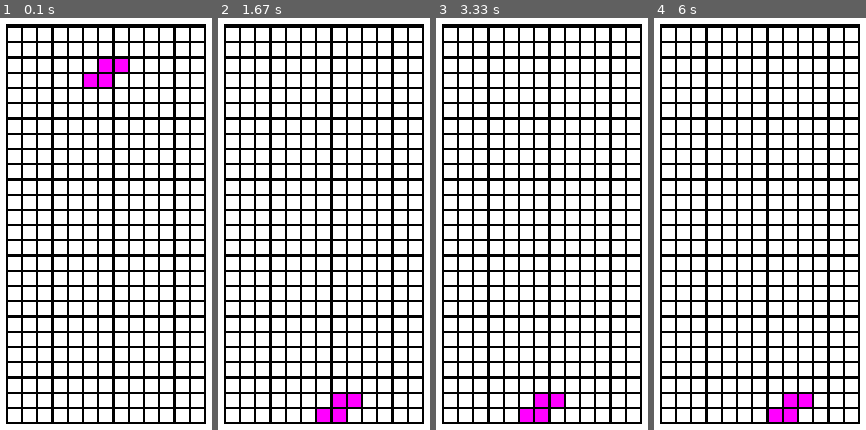
Above: before the commit, frames 1-4 (left to right).
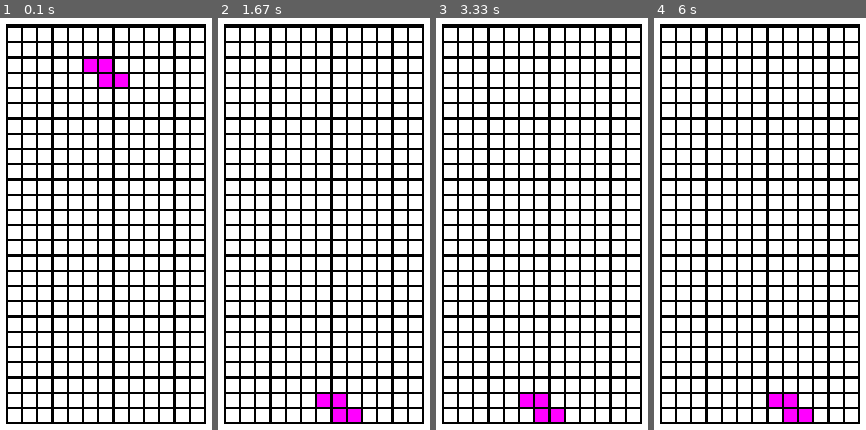
Above: after the commit, the same moments.

Repository: IM-THE-GRASS/pygame-tetris-remake
Game: pygame game, started from main.py
Two runs of this game, one before a commit and one after it. Both use one fixed random seed, a clock stepped at 60 frames per second and the inputs below.
Inputs (mouse positions are in pixels of both pictures, inside the frame that each line leads up to):
- Up to frame 1 (0.1 s): no input
- Up to frame 2 (1.67 s): tap Space at 0.33, 0.73, 1.03 s; hold Right 0.67-1.13 s; press the mouse at (outside the picture) at 1.2 s; move the mouse to (425, 224) at 1.3 s; release the mouse at (outside the picture) at 1.43 s; right-click (332, 22) at 1.55 s
- Up to frame 3 (3.33 s): hold Right 1.83-2.3 s; tap Space at 1.9, 2.2, 2.4, 2.7, 2.97, 3.3 s; hold Left 2.33-2.87 s; hold Down 2.9-3.2 s; hold Left from 3.23 s (still down)
- Up to frame 4 (6 s): tap Space at 3.6, 3.73, 4.03, 4.8, 5.1, 5.3, 5.6, 5.8 s; release Left at 3.63 s; hold Right 3.67-4.3 s; hold Left 4.73-5.2 s; hold Right 5.23-5.7 s; hold Right from 5.73 s (still down)

The runs differ from the first frame. In frame 1, 0.8% of the frame differs, in the area x 39-61%, y 9-17%; in frame 2, 0.8%; in frame 3, 0.8%; in frame 4, 0.8%.

Commit message:
Update main.py

Diff:
--- a/main.py
+++ b/main.py
@@ -24,7 +24,7 @@
 L = {0:((0,0),(0,1),(0,-1),(1,-1)),1:((0,0),(1,0),(-1,0),(-1,-1)),2:((0,0),(0,-1),(0,1),(-1,1)),3:((0,0),(1,1),(-1,0),(1,0))}
 J = {0:((0,0),(0,-1),(0,1),(-1,-1)),1:((0,0),(1,0),(-1,0),(1,-1)),2:((0,0),(0,-1),(1,1),(0,1)),3:((0,0),(-1,1),(-1,0),(1,0))}
 S = {0:((0,0),(-1,0),(0,1),(1,1)),1:((0,0),(0,1),(1,0),(1,-1)),2:((0,0),(0,-1),(-1,-1),(1,0)),3:((0,0),(-1,0),(0,-1),(-1,1))}
-Z = {0:((0,0),(),(),()),1:((0,0),(),(),()),2:((0,0),(),(),()),3:((0,0),(),(),())}
+Z = {0:((0,0),(1, 0),(-1, 1),(0, 1)),1:((0,0),(-1,0),(0,1),(-1,-1)),2:((0,0),(-1,0),(0,-1),(1,-1)),3:((0,0),(0,-1),(1,1),(1,0))}
 
 
 
@@ -37,6 +37,7 @@
         self.current_positions = {}
         self.last_valid_pos = ()
         self.draw()
+        self.grounded = False
 
 
 
@@ -105,40 +106,46 @@
         sq.bottomleft = (board.bottomleft[0] + gap + ((i * gap) + (i * sq_width)), board.bottomleft[1] - gap - ((line * gap) + (line * sq_width)))
 
         squares[(i, line)] = {"rect": sq, "color": (255,255,255), "state": 0}
-peices = peice(S, start_pos)
+current_peice = peice(Z, start_pos)
+
 while running:
     for event in pygame.event.get():
         if event.type == pygame.QUIT:
             running = False
         if event.type == pygame.MOUSEBUTTONUP:
             if event.button == pygame .BUTTON_RIGHT:
-                peices.rotate_r()
+                current_peice.rotate_r()
             if event.button == pygame.BUTTON_LEFT:
-                peices.rotate_l()
+                current_peice.rotate_l()
         if event.type == pygame.KEYDOWN:
             if event.key == pygame.K_RIGHT:
-                peices.pos = (peices.pos[0] + 1, peices.pos[1])
+                current_peice.pos = (current_peice.pos[0] + 1, current_peice.pos[1])
             if event.key == pygame.K_LEFT:
-                peices.pos = (peices.pos[0] - 1, peices.pos[1])
+                current_peice.pos = (current_peice.pos[0] - 1, current_peice.pos[1])
             if event.key == pygame.K_DOWN:
-                peices.pos = (peices.pos[0], peices.pos[1] - 1)
+                current_peice.pos = (current_peice.pos[0], current_peice.pos[1] - 1)
             if event.key == pygame.K_SPACE:
-                peices.pos = (peices.pos[0], peices.pos[1] - 1)
+                current_peice.pos = (current_peice.pos[0], current_peice.pos[1] - 1)
                 for i in range(lines):
-                    print(i)
-                    peices.pos = (peices.pos[0], 0)
+                    current_peice.pos = (current_peice.pos[0], 0)
+    print(current_peice.grounded)
+    current_positions = current_peice.current_positions.keys()
+    for sq_pos in current_positions:
+        print(sq_pos)
+        if sq_pos[1] < 1 and current_peice.grounded == False:
+            current_peice.grounded = True
+
 
     screen.fill((255, 255, 255))
     pygame.draw.rect(screen, (0,0,0), board)
 
     clock.tick(60)
     if gravity_wait > 60:
-        print("down")
-        peices.pos = (peices.pos[0],peices.pos[1] - 1)
+        current_peice.pos = (current_peice.pos[0],current_peice.pos[1] - 1)
         gravity_wait = 0
     gravity_wait += 1
 
-    peices.draw()
+    current_peice.draw()
 
     for square in squares.values():
         pygame.draw.rect(screen, square["color"], square["rect"])
